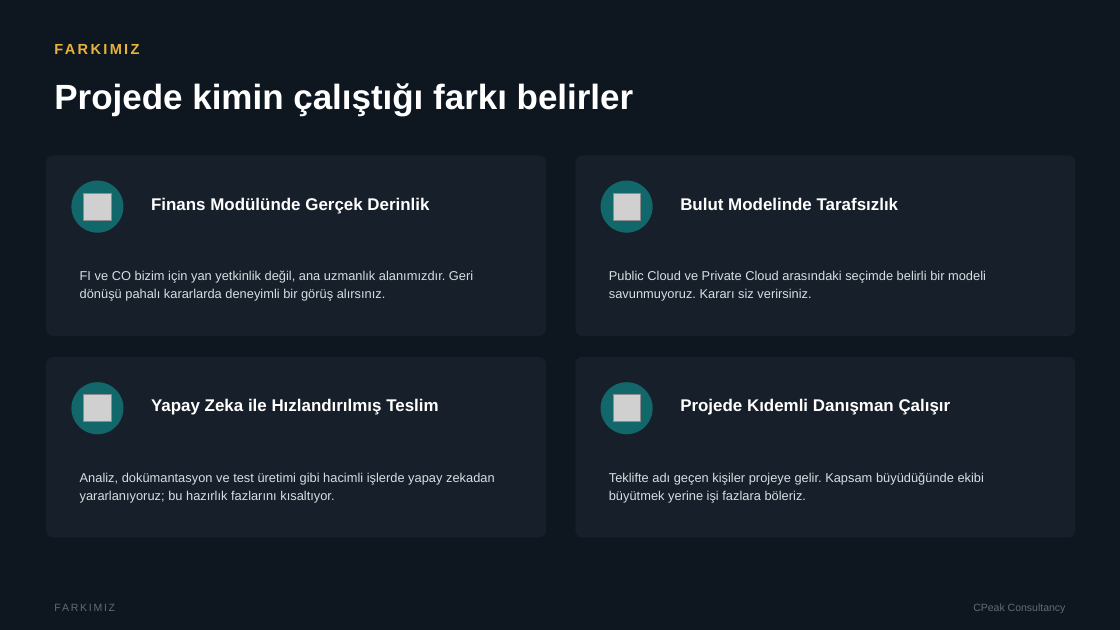
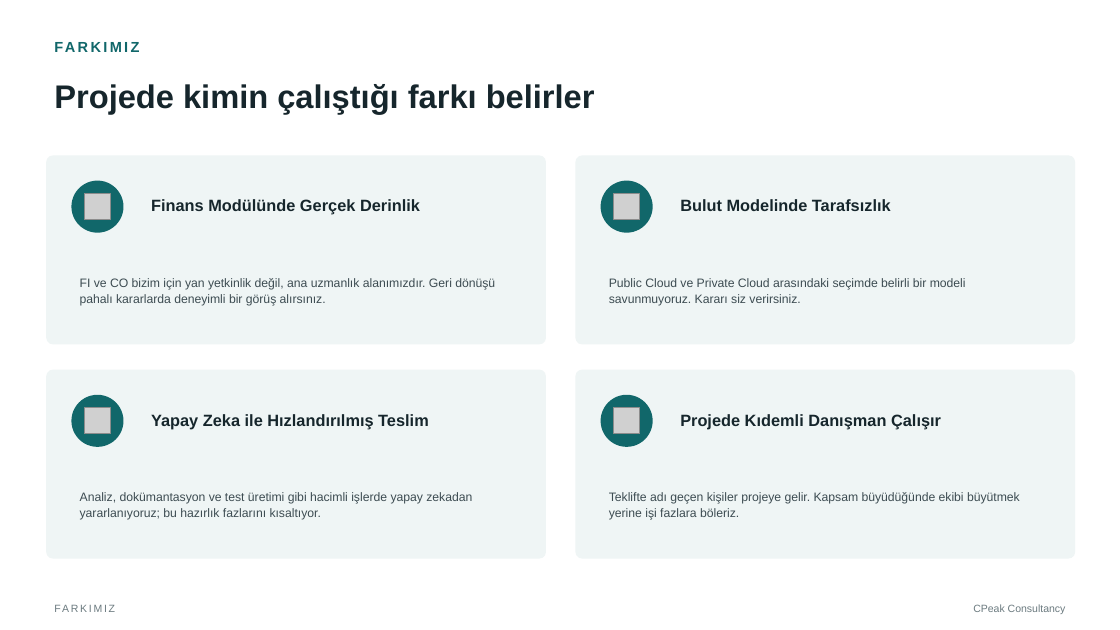
Before and after one commit to narinygt/Default, a slide deck: slide 13 of CPeak_Consultancy_Sunum.pptx. Drawn at 1120x630 pixels with LibreOffice and Linux fonts; fonts in the diff are those of the drawing; grey boxes stand for pictures. Boxes give left, top, right and bottom in pixels: in the first picture for what was removed or moved away, otherwise in the second. Text is boxed around its words. In the diff, an @@ line names an element or a change of style, - is before the commit and + after.

```diff
--- a/CPeak_Consultancy_Sunum.pptx
+++ b/CPeak_Consultancy_Sunum.pptx
@@ background #0E1620 to #FFFFFF @@
@@ text "Projede kimin çalıştığı farkı belirler" at box(54, 84, 595, 114): size 30 to 28 pt, text colour #FFFFFF to #16262C; line spacing 34pt to 32pt @@
@@ text "FARKIMIZ" at box(46, 34, 1012, 60): text colour #E8B33A to #11676A @@
@@ rounded rectangle: place and size @@
-rounded rectangle at box(46, 155, 546, 336)
+rounded rectangle at box(46, 155, 546, 344)
@@ rounded rectangle: place and size @@
-rounded rectangle at box(576, 155, 1075, 336)
+rounded rectangle at box(576, 155, 1075, 344)
@@ rounded rectangle: place and size @@
-rounded rectangle at box(46, 357, 546, 538)
+rounded rectangle at box(46, 370, 546, 559)
@@ text "Yapay Zeka ile Hızlandırılmış Teslim": place and size @@
-text "Yapay Zeka ile Hızlandırılmış Teslim" at box(151, 398, 438, 415)
+text "Yapay Zeka ile Hızlandırılmış Teslim" at box(151, 414, 429, 429)
@@ fill #17202A to #EFF5F5; proportions changed in 4 elements at box(46, 155, 546, 344), box(576, 155, 1075, 344), box(46, 370, 546, 559), box(576, 370, 1075, 559) @@
@@ rounded rectangle: place and size @@
-rounded rectangle at box(576, 357, 1075, 538)
+rounded rectangle at box(576, 370, 1075, 559)
@@ size 14.5 to 14 pt, text colour #FFFFFF to #16262C; line spacing 17pt to 16pt in 4 elements at box(151, 199, 420, 215), box(680, 199, 891, 211), box(151, 414, 429, 429), box(680, 414, 941, 429) @@
@@ text "Projede Kıdemli Danışman Çalışır": place and size @@
-text "Projede Kıdemli Danışman Çalışır" at box(680, 398, 951, 415)
+text "Projede Kıdemli Danışman Çalışır" at box(680, 414, 941, 429)
@@ 2 pictures, 2 ellipses: place and size @@
-2 pictures, 2 ellipses at box(71, 382, 653, 434)
+2 pictures, 2 ellipses at box(71, 395, 653, 447)
@@ text "Analiz, dokümantasyon ve test üretimi ...": place and size @@
-text "Analiz, dokümantasyon ve test üretimi ..." at box(80, 472, 495, 502)
+text "Analiz, dokümantasyon ve test üretimi ..." at box(80, 492, 472, 520)
@@ size 11 to 10.5 pt, text colour #D7DEE3 to #3D4C52; line spacing 15pt to 14pt in 4 elements at box(80, 278, 495, 306), box(609, 278, 966, 306), box(80, 492, 472, 520), box(609, 492, 1020, 520) @@
@@ text "Teklifte adı geçen kişiler projeye ...": place and size @@
-text "Teklifte adı geçen kişiler projeye ..." at box(609, 472, 984, 502)
+text "Teklifte adı geçen kişiler projeye ..." at box(609, 492, 1020, 520)
@@ text "FARKIMIZ" at box(46, 597, 550, 620): text colour #5F6D77 to #6C7B80 @@
@@ text "CPeak Consultancy" at box(973, 604, 1066, 614): text colour #5F6D77 to #6C7B80 @@
```
Also in this commit, not shown: 14 other slides changed.
